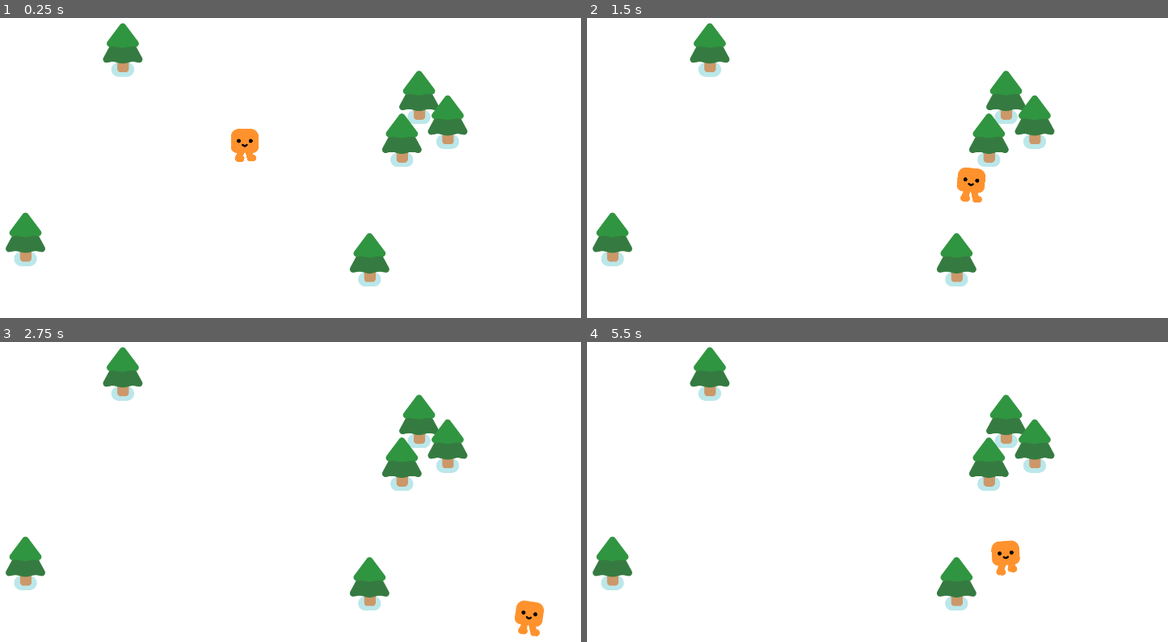
Above: before the commit, frames 1-4 (two rows, left to right).
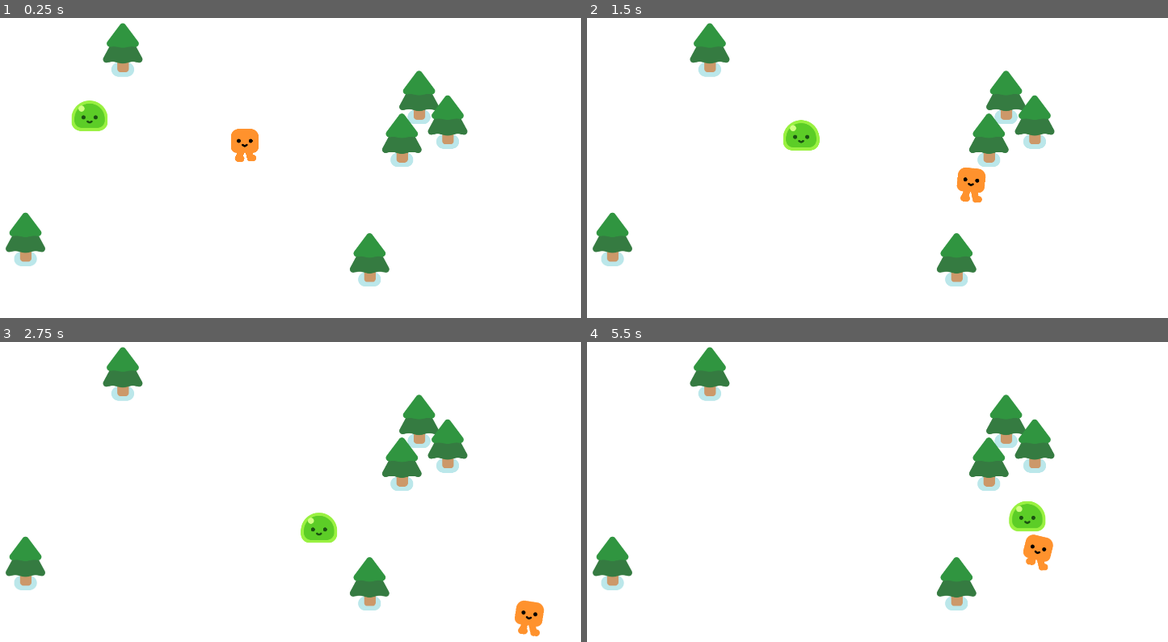
Above: after the commit, the same moments.

Repository: larouxn/godot-vampires
Game: Godot game, scene res://godot_vampires.tscn
Same seed, same stepped clock (60 frames per second), same inputs: the game is played once before the commit and once after it.
Inputs:
- Up to frame 1 (0.25 s): no input
- Up to frame 2 (1.5 s): hold D (move_right) 0.53-1.28 s; hold S (move_down) from 1.28 s (still down)
- Up to frame 3 (2.75 s): release S (move_down) at 2.03 s; hold D (move_right) from 2.03 s (still down)
- Up to frame 4 (5.5 s): release D (move_right) at 2.78 s; hold W (move_up) 2.78-3.53 s; hold A (move_left) 3.53-5.03 s; hold S (move_down) from 5.03 s (still down)

The runs differ from the first frame. In frame 1, 0.5% of the frame differs, in the area x 12-19%, y 27-38%; in frame 2, 0.5%; in frame 3, 0.5%; in frame 4, 1.5%, in the area x 69-81%, y 53-78%.

Commit message:
Add first slime to main scene

Diff:
--- a/godot_vampires.tscn
+++ b/godot_vampires.tscn
@@ -1,7 +1,8 @@
-[gd_scene load_steps=3 format=3 uid="uid://c0hesthcienx3"]
+[gd_scene load_steps=4 format=3 uid="uid://c0hesthcienx3"]
 
 [ext_resource type="PackedScene" uid="uid://c1truuqjuhjqb" path="res://player.tscn" id="1_nx7cb"]
 [ext_resource type="PackedScene" uid="uid://1dmjm6hwjbb" path="res://pine_tree.tscn" id="2_vv4iq"]
+[ext_resource type="PackedScene" uid="uid://dptw6dvspsi4l" path="res://mob.tscn" id="3_8j5bb"]
 
 [node name="Game" type="Node2D"]
 y_sort_enabled = true
@@ -12,6 +13,9 @@
 
 [node name="Player" parent="." instance=ExtResource("1_nx7cb")]
 position = Vector2(923, 564)
+
+[node name="Mob" parent="." instance=ExtResource("3_8j5bb")]
+position = Vector2(387, 455)
 
 [node name="PineTree" parent="." instance=ExtResource("2_vv4iq")]
 position = Vector2(270, 851)
